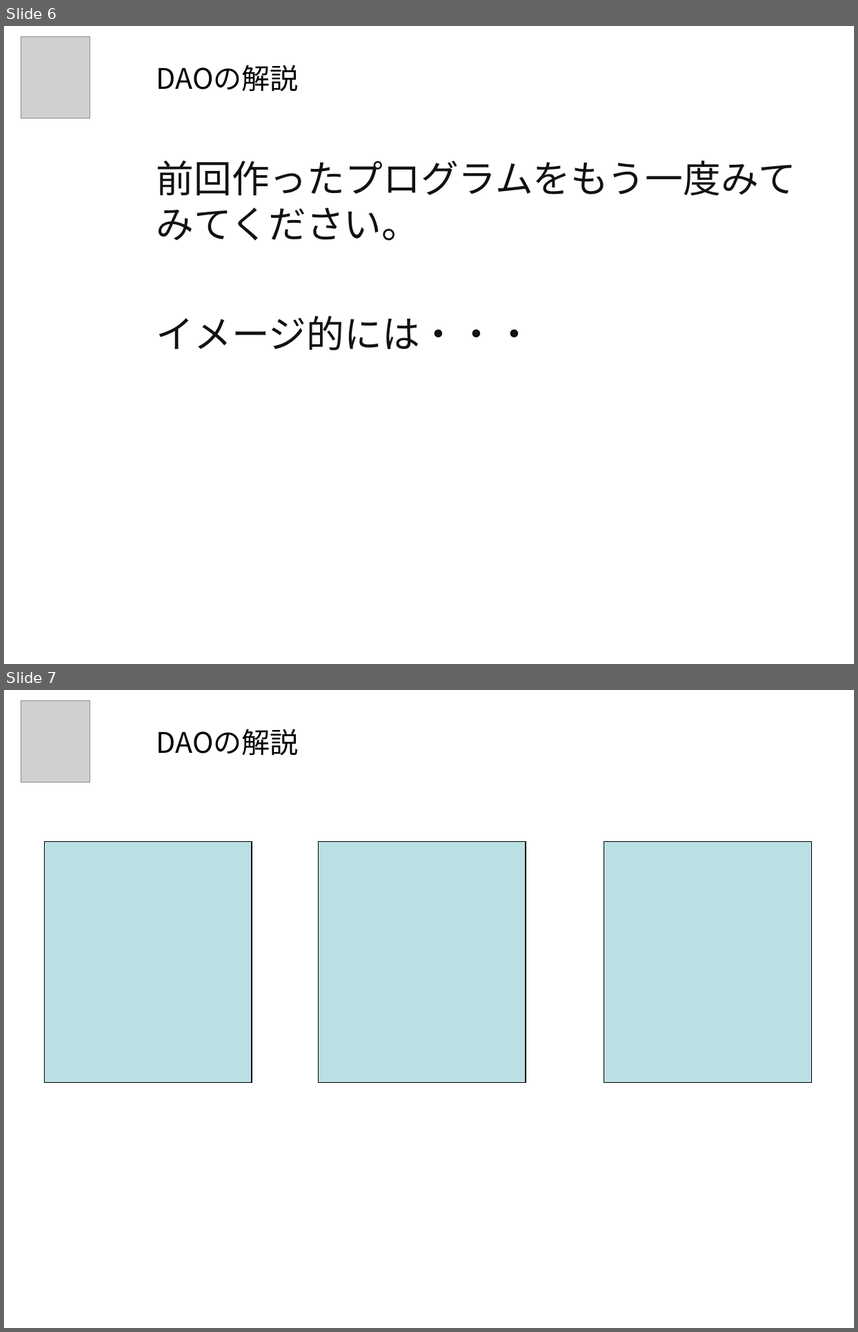
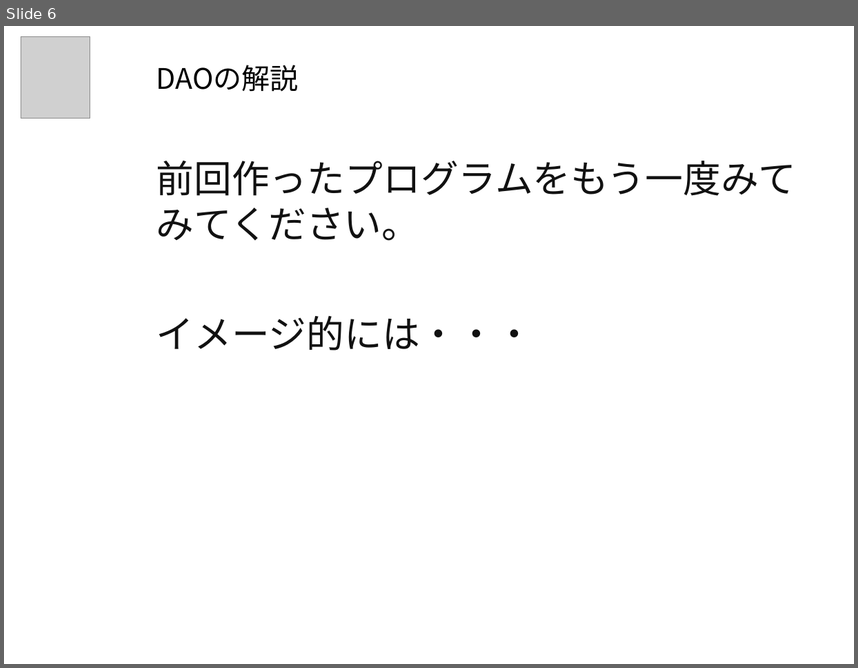
Before and after one commit to nishino-naoyuki/2018Web, a slide deck: ppt/Webアプリケーション開発演習B_15.ppt. Shown one above the other, each under a label of ours: slides 6 and 7 before the commit, slide 6 after it. The pictures are 858x1332 and 858x668 pixels, drawn with LibreOffice and Linux fonts; fonts in the diff are those of the drawing; grey boxes stand for pictures; background and template pictures are left out. Boxes give left, top, right and bottom in pixels: in the first picture for what was removed or moved away, otherwise in the second. Text is boxed around its words. In the diff, an @@ line names an element or a change of style, - is before the commit and + after.

```diff
--- a/ppt/Webアプリケーション開発演習B_15.ppt
+++ b/ppt/Webアプリケーション開発演習B_15.ppt
@@ slide 7 removed at (4, 690, 854, 1328), background picture (left out) @@
@@ picture removed at (21, 701, 91, 782) @@
@@ title removed at (156, 729, 299, 756) @@
-DAOの解説
@@ rectangle removed at (44, 841, 252, 1083) @@
@@ rectangle removed at (319, 841, 526, 1083) @@
@@ rectangle removed at (604, 841, 811, 1083) @@
```
Also in this commit, not shown: 30 slides added, 2 other files.
